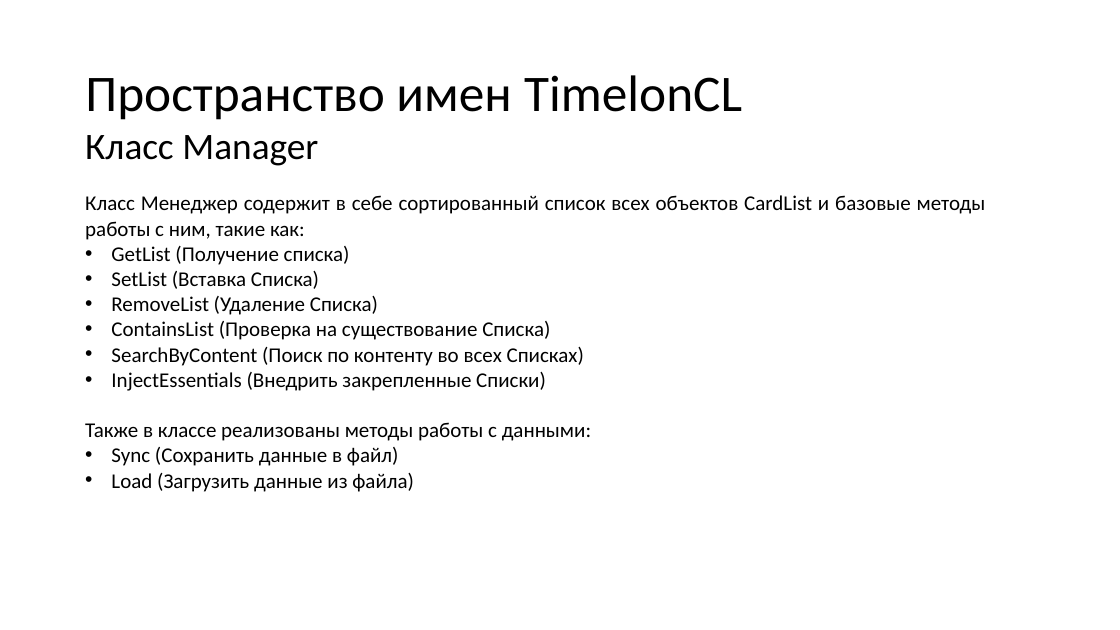
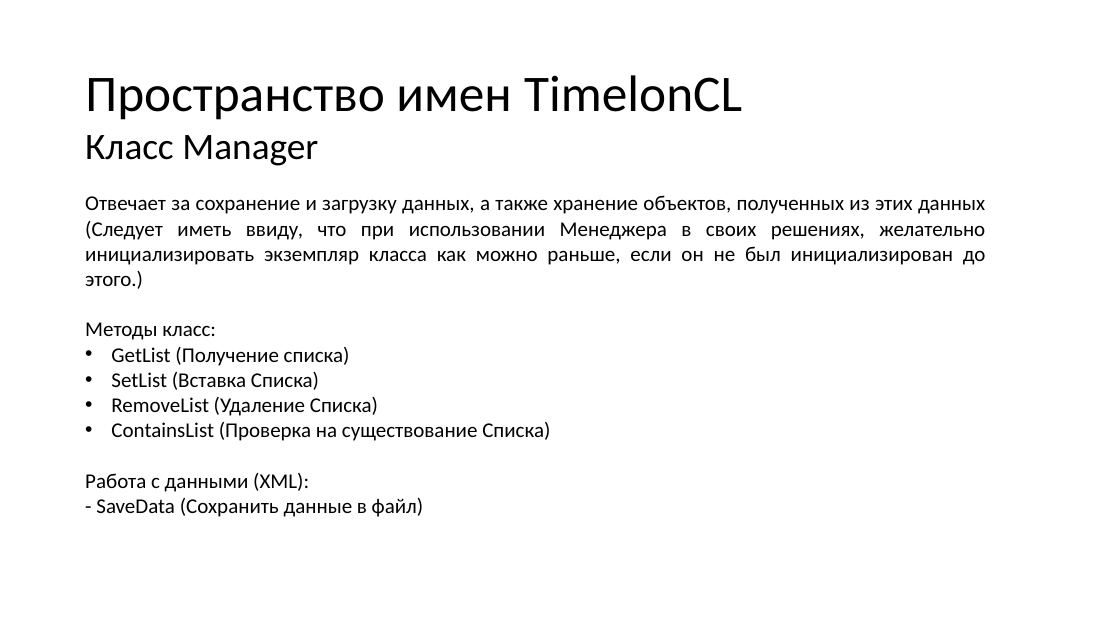
Before and after one commit to N0tilT/Timelon, a slide deck: slide 16 of docs/Timelon.pptx. Drawn at 1120x630 pixels with LibreOffice and Linux fonts; fonts in the diff are those of the drawing. Boxes give left, top, right and bottom in pixels: in the first picture for what was removed or moved away, otherwise in the second. Text is boxed around its words. In the diff, an @@ line names an element or a change of style, - is before the commit and + after.

```diff
--- a/docs/Timelon.pptx
+++ b/docs/Timelon.pptx
@@ text at (x1=85, y1=195, x2=986, y2=340): text changed @@
-Класс Менеджер содержит в себе сортированный список всех объектов CardList и базовые методы работы с ним, такие как:
+Отвечает за сохранение и загрузку данных, а также хранение объектов, полученных из этих данных (Следует иметь ввиду, что при использовании Менеджера в своих решениях, желательно инициализировать экземпляр класса как можно раньше, если он не был инициализирован до этого.)
+Методы класс:
@@ text at (x1=85, y1=473, x2=424, y2=517): text changed @@
-• SearchByContent (Поиск по контенту во всех Списках)
-• InjectEssentials (Внедрить закрепленные Списки)
-Также в классе реализованы методы работы с данными:
-• Sync (Сохранить данные в файл)
-• Load (Загрузить данные из файла)
+Работа с данными (XML):
+- SaveData (Сохранить данные в файл)
```
Also in this commit, not shown: 4 other slides changed, 1 slide added.
